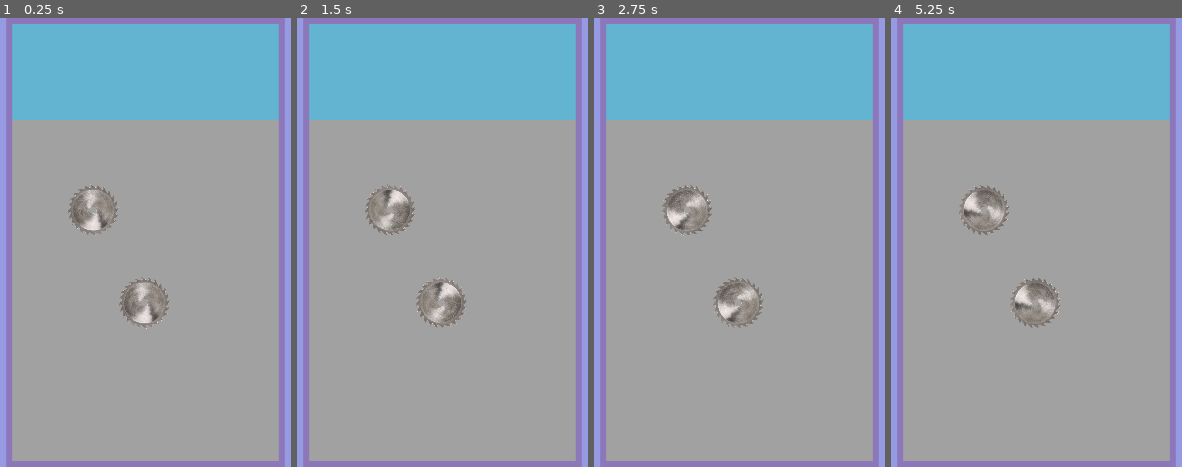
Above: before the commit, frames 1-4 (left to right).
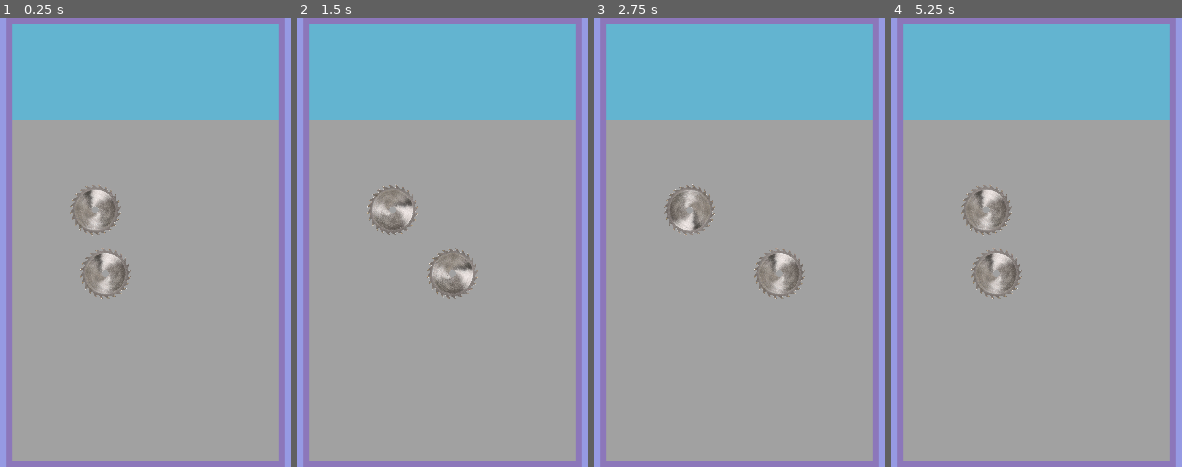
Above: after the commit, the same moments.

Repository: Awesomeness7/UNC-24-Fall-Jam-Senator-Pit
Game: Godot game, scene res://Scenes/mainDropGameParent.tscn
Same seed, same stepped clock (60 frames per second), same inputs: the game is played once before the commit and once after it.
Inputs (mouse positions are in pixels of both pictures, inside the frame that each line leads up to):
- Up to frame 1 (0.25 s): no input
- Up to frame 2 (1.5 s): move the mouse to (outside the picture) at 0.52 s; click (outside the picture) at 0.67 s; move the mouse to (outside the picture) at 1.27 s; click (outside the picture) at 1.42 s
- Up to frame 3 (2.75 s): move the mouse to (818, 143) at 2.02 s; click (818, 143) at 2.17 s
- Up to frame 4 (5.25 s): move the mouse to (995, 332) at 2.77 s; click (995, 332) at 2.92 s; move the mouse to (outside the picture) at 3.52 s; click (outside the picture) at 3.67 s; move the mouse to (outside the picture) at 4.27 s; click (outside the picture) at 4.42 s; move the mouse to (1077, 242) at 5.02 s; click (1077, 242) at 5.17 s

The runs differ from the first frame. In frame 1, 3.0% of the frame differs, in the area x 23-59%, y 36-70%; in frame 2, 2.8%; in frame 3, 3.1%; in frame 4, 3.2%, in the area x 23-59%, y 37-70%.

Commit message:
Added programmable sawblade paths

Diff:
--- a/Scenes/absolPit.tscn
+++ b/Scenes/absolPit.tscn
@@ -1,7 +1,8 @@
-[gd_scene load_steps=7 format=3 uid="uid://dfxw3n687fc27"]
+[gd_scene load_steps=8 format=3 uid="uid://dfxw3n687fc27"]
 
-[ext_resource type="Script" path="res://Scenes/absolPit.gd" id="1_wvrfn"]
+[ext_resource type="Script" path="res://Scripts/absolPit.gd" id="1_wvrfn"]
 [ext_resource type="PackedScene" uid="uid://lqp2gomgmv2r" path="res://Scenes/sawblade.tscn" id="2_wpbf1"]
+[ext_resource type="PackedScene" uid="uid://c1qw7nrle8spy" path="res://Scenes/sawbladePath.tscn" id="3_8awts"]
 
 [sub_resource type="RectangleShape2D" id="RectangleShape2D_c1dn6"]
 size = Vector2(640, 230)
@@ -40,10 +41,11 @@
 color = Color(0.629675, 0.629675, 0.629675, 1)
 
 [node name="sawblade" parent="descentArea" instance=ExtResource("2_wpbf1")]
-position = Vector2(194, 217)
+position = Vector2(200, 217)
 
-[node name="sawblade2" parent="descentArea" instance=ExtResource("2_wpbf1")]
-position = Vector2(317, 440)
+[node name="sawbladePath" parent="descentArea" instance=ExtResource("3_8awts")]
+position = Vector2(200, 370)
+points = [Vector2(0, 0), Vector2(240, 0)]
 
 [node name="carpet" type="StaticBody2D" parent="."]
 
--- a/Scenes/sawblade.tscn
+++ b/Scenes/sawblade.tscn
@@ -1,7 +1,7 @@
 [gd_scene load_steps=4 format=3 uid="uid://lqp2gomgmv2r"]
 
 [ext_resource type="Texture2D" uid="uid://fiyc3hsnx78m" path="res://Sprites/temporarySawblade.png" id="1_lf7d6"]
-[ext_resource type="Script" path="res://Scripts/sawblade_body.gd" id="3_fp6uw"]
+[ext_resource type="Script" path="res://Scripts/sawblade.gd" id="3_fp6uw"]
 
 [sub_resource type="CircleShape2D" id="CircleShape2D_6yprw"]
 radius = 587.532
--- /dev/null
+++ b/Scenes/sawbladePath.tscn
@@ -0,0 +1,16 @@
+[gd_scene load_steps=4 format=3 uid="uid://c1qw7nrle8spy"]
+
+[ext_resource type="Script" path="res://Scripts/sawbladePath.gd" id="1_0c7bm"]
+[ext_resource type="PackedScene" uid="uid://lqp2gomgmv2r" path="res://Scenes/sawblade.tscn" id="1_bv3wi"]
+
+[sub_resource type="Curve2D" id="Curve2D_02u2l"]
+
+[node name="sawbladePath" type="Path2D"]
+curve = SubResource("Curve2D_02u2l")
+script = ExtResource("1_0c7bm")
+
+[node name="sawbladePathFollow" type="PathFollow2D" parent="."]
+rotation = 3.14159
+
+[node name="sawblade" parent="sawbladePathFollow" instance=ExtResource("1_bv3wi")]
+position = Vector2(0, 0)
--- a/Scenes/senator.tscn
+++ b/Scenes/senator.tscn
@@ -1,26 +1,68 @@
-[gd_scene load_steps=4 format=3 uid="uid://bryosoyfrafkj"]
+[gd_scene load_steps=7 format=3 uid="uid://bryosoyfrafkj"]
 
 [ext_resource type="Script" path="res://Scripts/senator.gd" id="1_l4l8d"]
-[ext_resource type="Texture2D" uid="uid://dg2hnui5k2tyq" path="res://Sprites/senator.png" id="2_yf8jn"]
+[ext_resource type="Texture2D" uid="uid://ba4dm288lw4wj" path="res://Sprites/tempWalkCycle.bmp" id="2_p1pcg"]
 
 [sub_resource type="CapsuleShape2D" id="CapsuleShape2D_t0qe8"]
 radius = 12.0
-height = 65.0
+height = 33.0
+
+[sub_resource type="Animation" id="Animation_hmmfn"]
+length = 0.001
+tracks/0/type = "value"
+tracks/0/imported = false
+tracks/0/enabled = true
+tracks/0/path = NodePath("Sprite2D:frame")
+tracks/0/interp = 1
+tracks/0/loop_wrap = true
+tracks/0/keys = {
+"times": PackedFloat32Array(0),
+"transitions": PackedFloat32Array(1),
+"update": 1,
+"values": [0]
+}
+
+[sub_resource type="Animation" id="Animation_mx5wc"]
+resource_name = "walkRight"
+tracks/0/type = "value"
+tracks/0/imported = false
+tracks/0/enabled = true
+tracks/0/path = NodePath("Sprite2D:frame")
+tracks/0/interp = 1
+tracks/0/loop_wrap = true
+tracks/0/keys = {
+"times": PackedFloat32Array(0, 0.133333),
+"transitions": PackedFloat32Array(1, 1),
+"update": 1,
+"values": [0, 1]
+}
+
+[sub_resource type="AnimationLibrary" id="AnimationLibrary_iwc58"]
+_data = {
+"RESET": SubResource("Animation_hmmfn"),
+"walkRight": SubResource("Animation_mx5wc")
+}
 
 [node name="senator" type="RigidBody2D"]
+position = Vector2(12, 17)
 script = ExtResource("1_l4l8d")
 
 [node name="CollisionShape2D" type="CollisionShape2D" parent="."]
 position = Vector2(0, -0.5)
 shape = SubResource("CapsuleShape2D_t0qe8")
 
-[node name="Sprite2D" type="Sprite2D" parent="."]
-scale = Vector2(0.0232243, 0.0232243)
-texture = ExtResource("2_yf8jn")
-
 [node name="Timer" type="Timer" parent="."]
 wait_time = 1.8
 autostart = true
 
+[node name="AnimationPlayer" type="AnimationPlayer" parent="."]
+libraries = {
+"": SubResource("AnimationLibrary_iwc58")
+}
+
+[node name="Sprite2D" type="Sprite2D" parent="."]
+texture = ExtResource("2_p1pcg")
+hframes = 5
+
 [connection signal="body_entered" from="." to="." method="collisionBegin"]
 [connection signal="timeout" from="Timer" to="." method="stillnessCheck"]
--- /dev/null
+++ b/Scripts/sawblade.gd
@@ -0,0 +1,6 @@
+extends CharacterBody2D
+
+@export var rotationsPerSecond = 1
+
+func _physics_process(delta: float) -> void:
+	rotation += rotationsPerSecond * delta * 2 * PI
--- /dev/null
+++ b/Scripts/sawbladePath.gd
@@ -0,0 +1,19 @@
+extends Path2D
+
+@export var duration = 5
+@export var points = [Vector2(0, 0), Vector2(100, 0)]
+
+var follow
+
+# Called when the node enters the scene tree for the first time.
+func _ready() -> void:
+	follow = get_node("./sawbladePathFollow")
+	for point in points:
+		curve.add_point(point)
+	if (curve.get_point_position(curve.point_count - 1) != curve.get_point_position(0)):
+		curve.add_point(points[0])
+		print("Straight up 'loopin it'. And by it I mean. My sawblaids.")
+
+# Called every frame. 'delta' is the elapsed time since the previous frame.
+func _process(delta: float) -> void:
+	follow.progress_ratio += delta / duration
--- /dev/null
+++ b/Scripts/sawbladePathFollow.gd
@@ -0,0 +1,12 @@
+extends PathFollow2D
+
+@export var duration = 5
+
+# Called when the node enters the scene tree for the first time.
+func _ready() -> void:
+	pass # Replace with function body.
+
+
+# Called every frame. 'delta' is the elapsed time since the previous frame.
+func _process(delta: float) -> void:
+	progress_ratio += delta / duration
--- a/Scripts/sawblade_body.gd
+++ /dev/null
@@ -1,6 +0,0 @@
-extends CharacterBody2D
-
-@export var angular_velo = 0.3
-
-func _physics_process(delta: float) -> void:
-	rotation += angular_velo
--- a/Scripts/senator.gd
+++ b/Scripts/senator.gd
@@ -2,12 +2,12 @@
 
 var deadSenatorSprite = load("res://Sprites/deadSenator.png")
 
-var state = 0 # 0 = Passive, 1 = dead, 2 = standing up, 3 walking off stage
+var state = 3 # 0 = Passive, 1 = dead, 2 = standing up, 3 walking off stage
 var hp = 1.0
 
 # Called when the node enters the scene tree for the first time.
-var feetPositionInitial = Vector2(0,0)
-var feetPositionCurrent = Vector2(0,0)
+var feetPositionInitial: Vector2
+var feetPositionCurrent: Vector2
 
 func _ready() -> void:
 	set_contact_monitor(true)
@@ -15,49 +15,34 @@
 
 var old_lin_vel: Vector2
 
-func beginToStandUp():
-	feetPositionInitial = position + (65/2 - 12) * Vector2(cos(rotation + 3.14159 / 2), sin(rotation + 3.14159/2))
-	feetPositionCurrent = feetPositionInitial
-	# Other code to initiate animation, etc.
-
 # Called every frame. 'delta' is the elapsed time since the previous frame.
 func _process(delta: float) -> void:
-	match (state):
-		2:
-			rotation -= sign(rotation) * delta
-
-			if abs(rotation) < .0005:
-				rotation = 0
-				state = 3
-
-			feetPositionInitial = position + (65/2 - 12) * Vector2(cos(rotation + 3.14159 / 2), sin(rotation + 3.14159/2))
-			position += (feetPositionCurrent - feetPositionInitial)
+	pass
 
 func die():
-	print("Dieded")
 	state = 1
 	hp = 0.0
 	get_node("./Sprite2D").texture = deadSenatorSprite
 
-var positionAtLastCheck
+var positionAtLastCheck = Vector2(0,0)
 func stillnessCheck() -> void:
 	if (state == 0):
-		if ((position == positionAtLastCheck) && (linear_velocity.length() == 0)):
-			state = 2
-			beginToStandUp()
+		if (((position - positionAtLastCheck).length() < 0.0005) && (linear_velocity.length() < 0.0005)):
+			if (true): # Code for checking if the senator is uncovered
+				state = 2
 		else:
 			positionAtLastCheck = position
 
-
 func collisionBegin(intrudingBody: Node2D) -> void:
 	if state != 1:
+		print(state)
 		state = 0
 
 		if (intrudingBody.has_meta("Lethality")):
 			var force = linear_velocity.distance_to((old_lin_vel))
 			match intrudingBody.get_meta("Lethality"):
 				1:
-					hp -= force/3000
+					hp -= .34
 					state = 0
 			if hp <= 0:
 				die()
Binary file added: Frames/walkCycle1.png
Not shown, added: Frames/walkCycle1.png.import
Binary file added: Frames/walkCycle2.png
Not shown, added: Frames/walkCycle2.png.import
Binary file added: Frames/walkCycle3.png
Not shown, added: Frames/walkCycle3.png.import
Binary file added: Frames/walkCycle4.png
Not shown, added: Frames/walkCycle4.png.import
Renamed: Scenes/absolPit.gd -> Scripts/absolPit.gd
Binary file added: Sprites/tempDeadSenator.bmp
Not shown, added: Sprites/tempDeadSenator.bmp.import
Binary file added: Sprites/tempWalkCycle.bmp
(and 3 more such lines)
